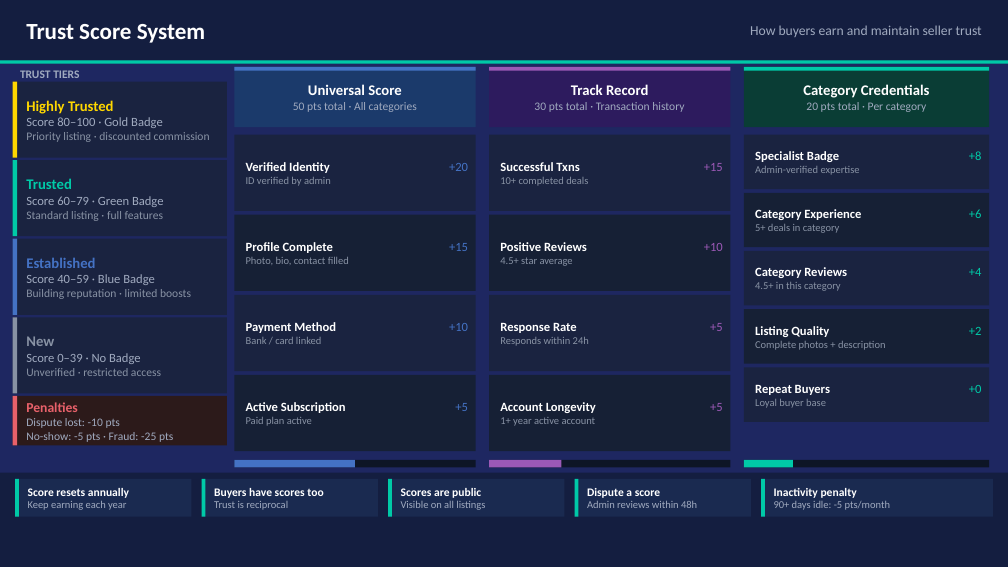
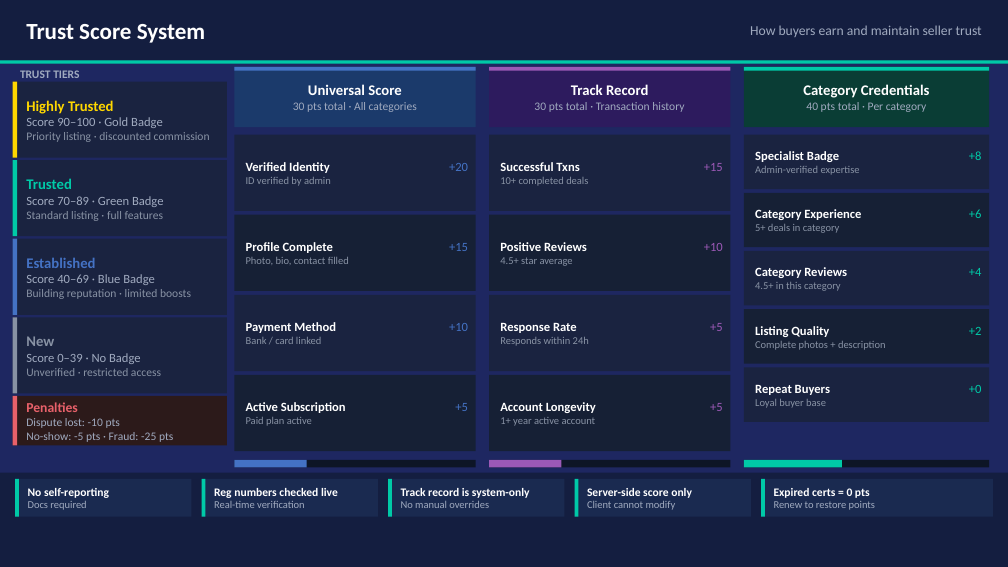
Before and after one commit to dmcontiki2/marketsquare, a slide deck: slide 8 of MarketSquare_LaunchPlan_Updated.pptx. Drawn at 1008x567 pixels with LibreOffice and Linux fonts; fonts in the diff are those of the drawing. Boxes give left, top, right and bottom in pixels: in the first picture for what was removed or moved away, otherwise in the second. Text is boxed around its words. In the diff, an @@ line names an element or a change of style, - is before the commit and + after.

```diff
--- a/MarketSquare_LaunchPlan_Updated.pptx
+++ b/MarketSquare_LaunchPlan_Updated.pptx
@@ text at [26,117,163,128]: text changed @@
-Score 80–100 · Gold Badge
+Score 90–100 · Gold Badge
@@ text at [806,102,927,112]: text changed @@
-20 pts total · Per category
+40 pts total · Per category
@@ text at [26,196,164,207]: text changed @@
-Score 60–79 · Green Badge
+Score 70–89 · Green Badge
@@ text at [26,274,155,285]: text changed @@
-Score 40–59 · Blue Badge
+Score 40–69 · Blue Badge
@@ rectangle: place and size @@
-rectangle at [234,460,355,467]
+rectangle at [234,460,307,467]
@@ rectangle: place and size @@
-rectangle at [744,460,793,467]
+rectangle at [744,460,842,467]
@@ text at [28,488,109,510]: text changed @@
-Score resets annually
-Keep earning each year
+No self-reporting
+Docs required
@@ text at [214,488,338,508]: text changed @@
-Buyers have scores too
-Trust is reciprocal
+Reg numbers checked live
+Real-time verification
@@ text at [401,488,530,508]: text changed; size 10 to 11 pt; text colour #A0AABF to #FFFFFF; bold on @@
-Scores are public
-Visible on all listings
+Track record is system-only
+No manual overrides
@@ text at [587,488,692,510]: text changed; size 10 to 11 pt; text colour #A0AABF to #FFFFFF; bold on @@
-Dispute a score
-Admin reviews within 48h
+Server-side score only
+Client cannot modify
@@ text at [774,488,875,510]: text changed @@
-Inactivity penalty
-90+ days idle: -5 pts/month
+Expired certs = 0 pts
+Renew to restore points
```
